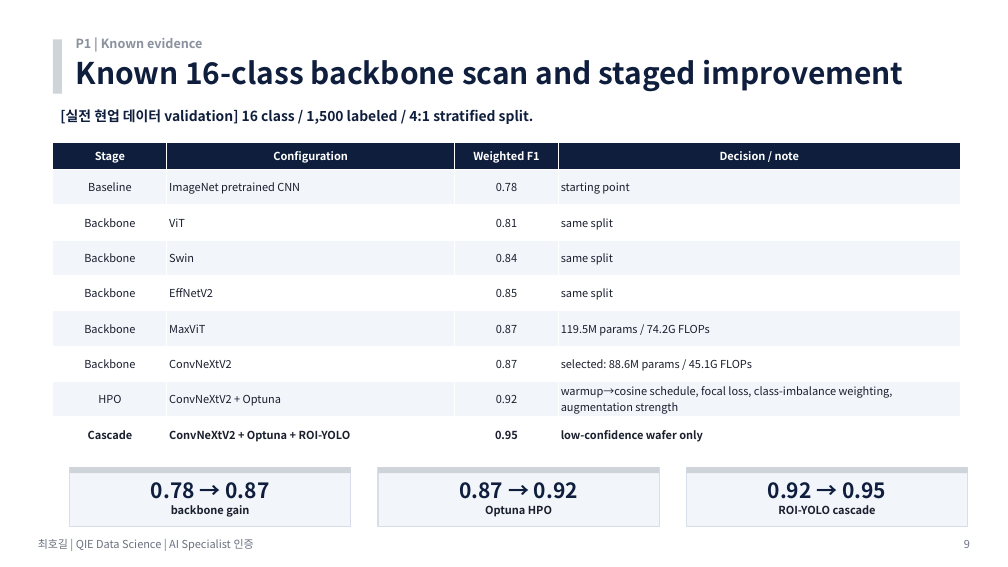
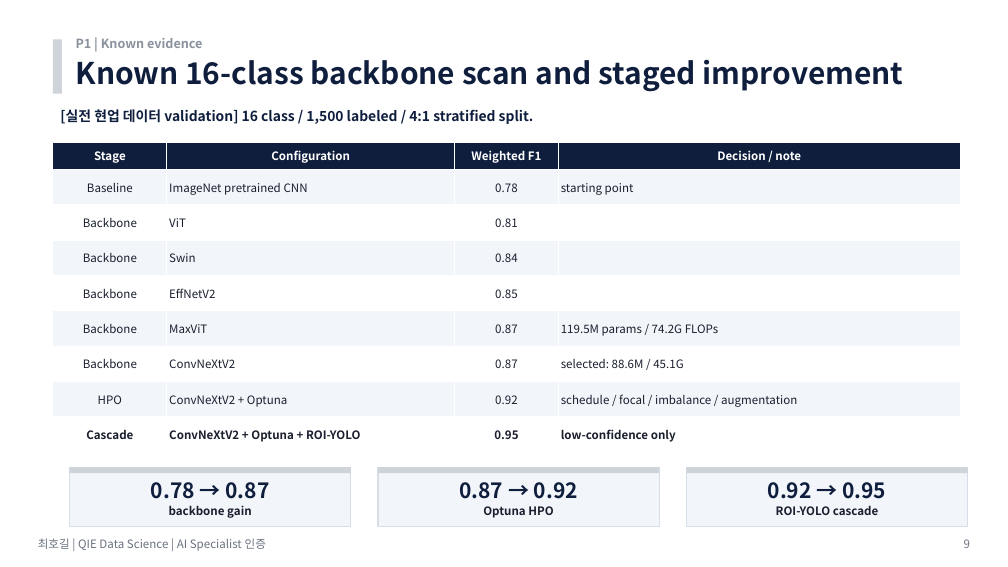
Before and after one commit to hogil/fbm_paper, a slide deck: slide 9 of recommendation/presentation/'26년 AI Specialist 면점 심사 자료_메모리사업부_최호길.pptx. Drawn at 1008x567 pixels with LibreOffice and Linux fonts; fonts in the diff are those of the drawing. Boxes give left, top, right and bottom in pixels: in the first picture for what was removed or moved away, otherwise in the second. Text is boxed around its words. In the diff, an @@ line names an element or a change of style, - is before the commit and + after.

Commit message:
Polish AI specialist deck readability

```diff
--- a/recommendation/presentation/'26년 AI Specialist 면점 심사 자료_메모리사업부_최호길.pptx
+++ b/recommendation/presentation/'26년 AI Specialist 면점 심사 자료_메모리사업부_최호길.pptx
@@ table at (x1=53, y1=142, x2=960, y2=452) @@
-row 3, column 4: same split
+row 3, column 4: 
-row 4, column 4: same split
+row 4, column 4: 
-row 5, column 4: same split
+row 5, column 4: 
-row 7, column 4: selected: 88.6M params / 45.1G FLOPs
+row 7, column 4: selected: 88.6M / 45.1G
-row 8, column 4: warmup→cosine schedule, focal loss, class-imbalance weighting, augmentation strength
+row 8, column 4: schedule / focal / imbalance / augmentation
-row 9, column 4: low-confidence wafer only
+row 9, column 4: low-confidence only
@@ size 10.5 to 11 pt in "Stage", "Configuration", "Weighted F1", "Decision / note" and 26 more places @@
@@ size 10.5 to 11 pt in 4 elements at (x1=169, y1=505, x2=251, y2=518), (x1=483, y1=506, x2=553, y2=518), (x1=776, y1=505, x2=878, y2=515), (x1=38, y1=538, x2=266, y2=551) @@
```
Also in this commit, not shown: 25 other slides changed, 2 other files.
